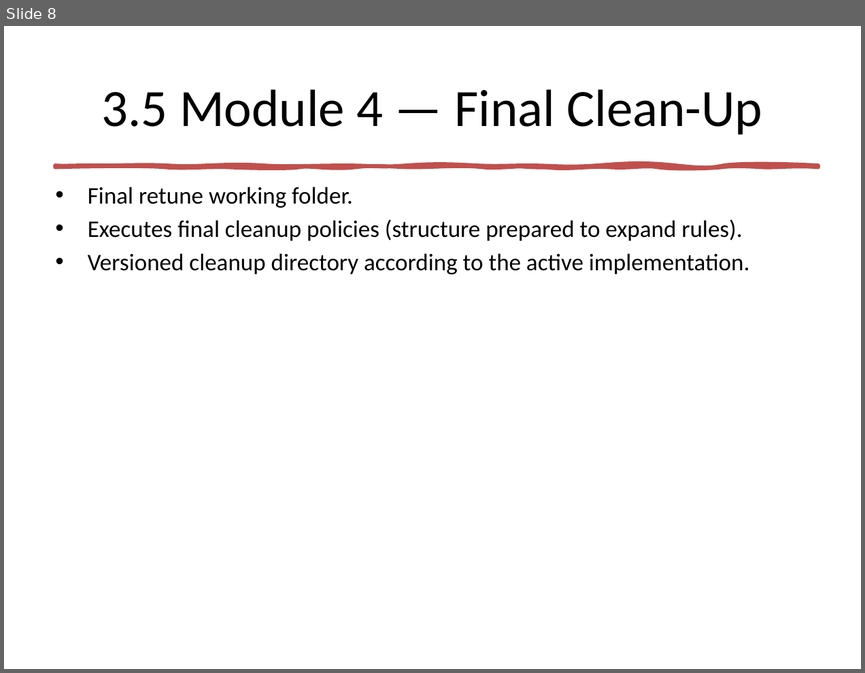
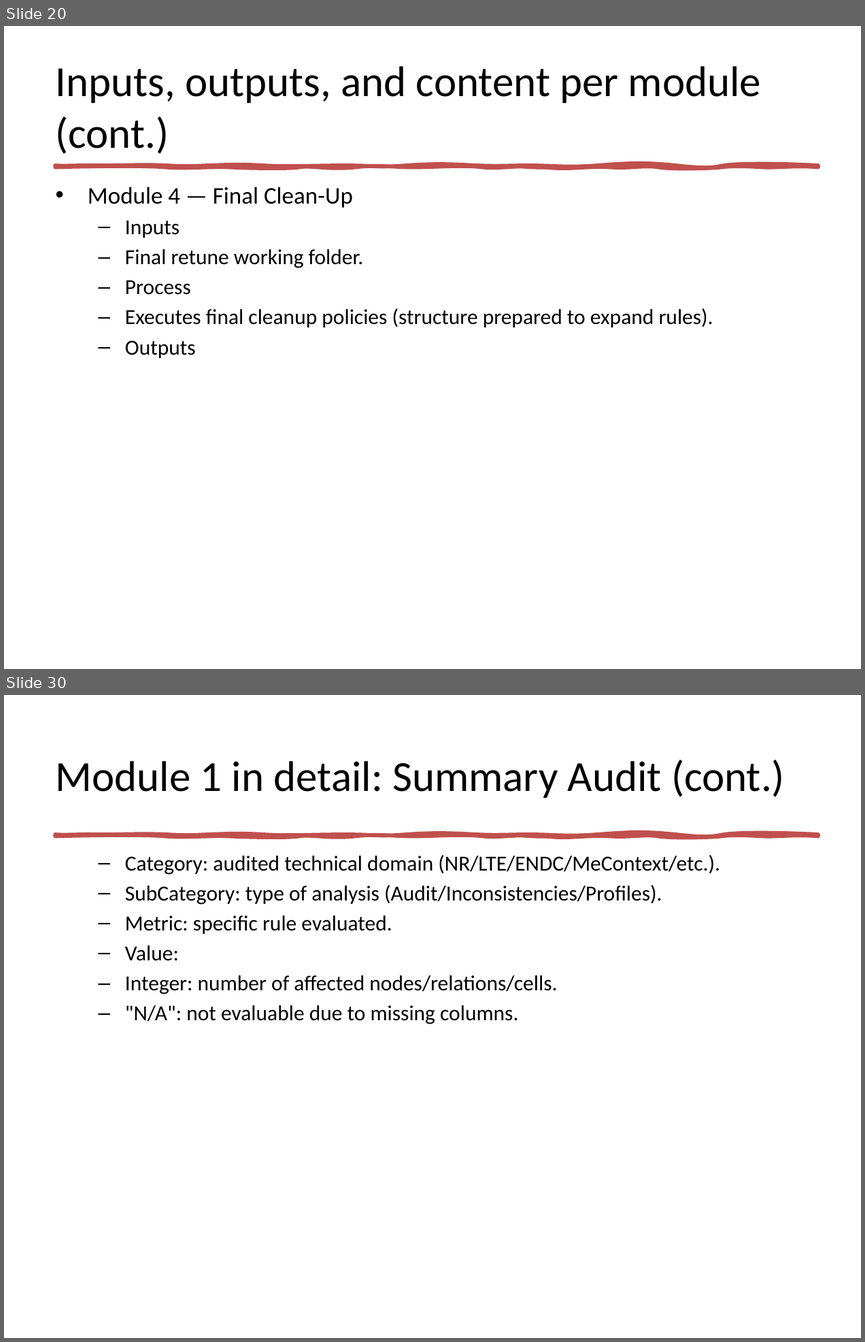
Before and after one commit to jaimetur/SSB_RetuningAutomations, a slide deck: help/SSB-Retuning-Automations-User-Guide-v0.7.1.pptx. Shown one above the other, each under a label of ours: slide 8 before the commit, slides 20 and 30 after it; the slides between them are not shown. The pictures are 865x673 and 865x1342 pixels, drawn with LibreOffice and Linux fonts; fonts in the diff are those of the drawing. Boxes give left, top, right and bottom in pixels: in the first picture for what was removed or moved away, otherwise in the second. Text is boxed around its words. In the diff, an @@ line names an element or a change of style, - is before the commit and + after.

```diff
--- a/help/SSB-Retuning-Automations-User-Guide-v0.7.1.pptx
+++ b/help/SSB-Retuning-Automations-User-Guide-v0.7.1.pptx
@@ slide 30 added at (4,695,861,1338), background #FFFFFF; not listed: 1 template element that a slide beside it also shows @@
@@ title added at (56,760,785,798), 36 pt, text #000000 @@
+Module 1 in detail: Summary Audit (cont.)
@@ text added at (125,855,720,1024), 18 pt, text #000000 @@
+  – Category: audited technical domain (NR/LTE/ENDC/MeContext/etc.).
+  – SubCategory: type of analysis (Audit/Inconsistencies/Profiles).
+  – Metric: specific rule evaluated.
+  – Value:
+  – Integer: number of affected nodes/relations/cells.
+  – "N/A": not evaluable due to missing columns.
@@ what was slide 8 is now slide 20 @@
@@ slide 20 changed as well @@
@@ title at (56,66,761,154): text changed; size 44 to 36 pt @@
-3.5 Module 4 — Final Clean-Up
+Inputs, outputs, and content per module (cont.)
@@ text at (88,186,353,237): paragraphs added @@
+• Module 4 — Final Clean-Up
+  – Inputs
@@ text at (125,249,713,327): size 20 to 18 pt in "Final retune working folder.", "Executes final cleanup policies (structure prepared to ..."; bullet • to –; list level 1 to 2 in "Final retune working folder."; list level 1 to 2 in "Executes final cleanup policies (structure ..." @@
@@ text at (125,280,191,295): paragraph added @@
+  – Process
@@ text at (125,340,196,358): text changed; size 20 to 18 pt @@
-• Versioned cleanup directory according to the active implementation.
+  – Outputs
```
Also in this commit, not shown: 6 other slides changed, 33 other slides added, 1 slide removed, 5 other files.
